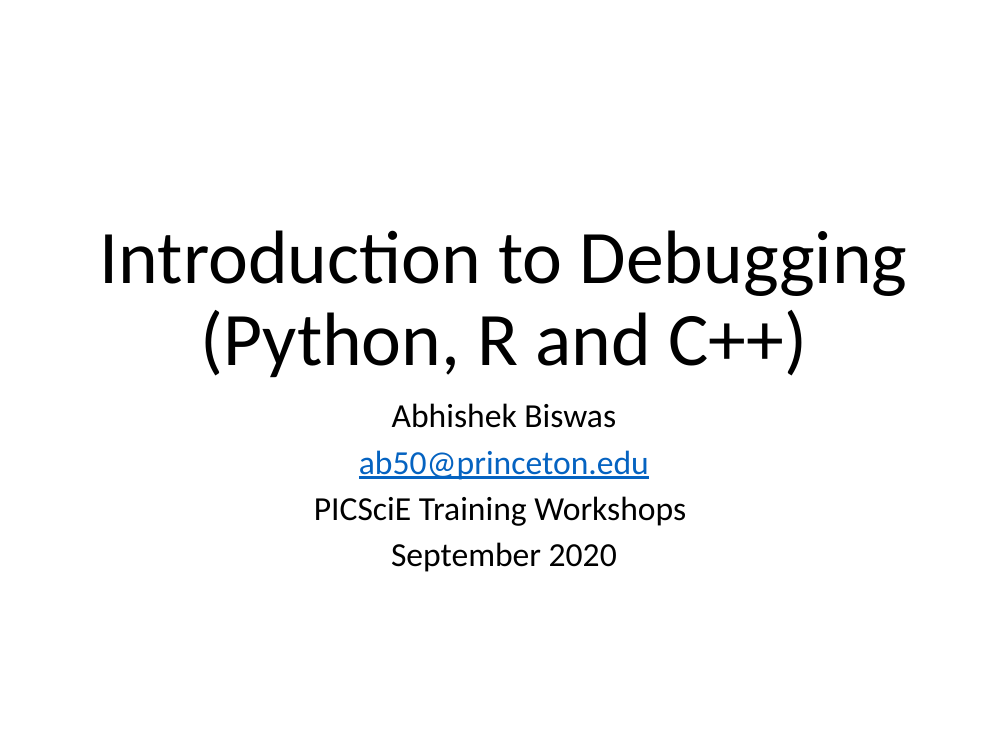
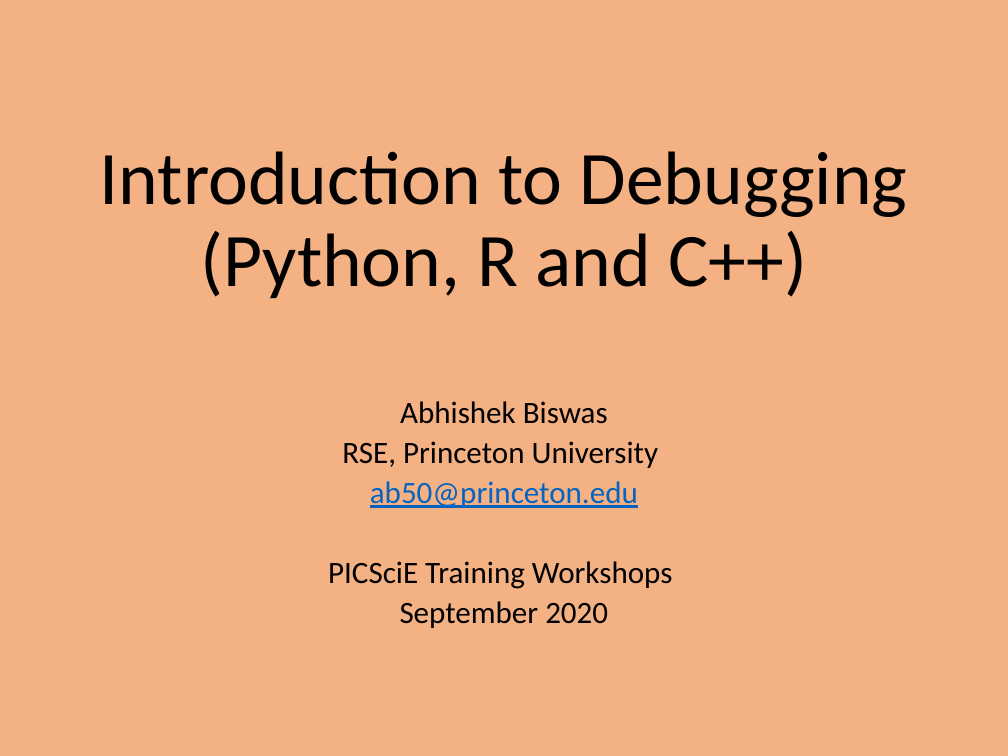
Before and after one commit to PrincetonUniversity/intro_debugging, a slide deck: slide 1 of 01_overview/Introduction_To_Debugging.pptx. Drawn at 1008x756 pixels with LibreOffice and Linux fonts; fonts in the diff are those of the drawing. Boxes give left, top, right and bottom in pixels: in the first picture for what was removed or moved away, otherwise in the second. Text is boxed around its words. In the diff, an @@ line names an element or a change of style, - is before the commit and + after.

```diff
--- a/01_overview/Introduction_To_Debugging.pptx
+++ b/01_overview/Introduction_To_Debugging.pptx
@@ background #FFFFFF to #F4B183 @@
@@ title "Introduction to Debugging (Python, R ...": place and size @@
-title "Introduction to Debugging (Python, R ..." at box(100, 230, 908, 378)
+title "Introduction to Debugging (Python, R ..." at box(100, 151, 908, 299)
@@ subtitle at box(328, 401, 673, 628): size 24 to 22.2 pt in "Abhishek Biswas", "ab50@princeton.edu", "PICSciE Training Workshops", "September 2020"; line spacing 0.8 to 0.7 @@
@@ subtitle at box(342, 441, 659, 468): paragraph added @@
+RSE, Princeton University
```
Also in this commit, not shown: 5 other slides changed, 4 slides added, 1 slide removed, 10 other files.
